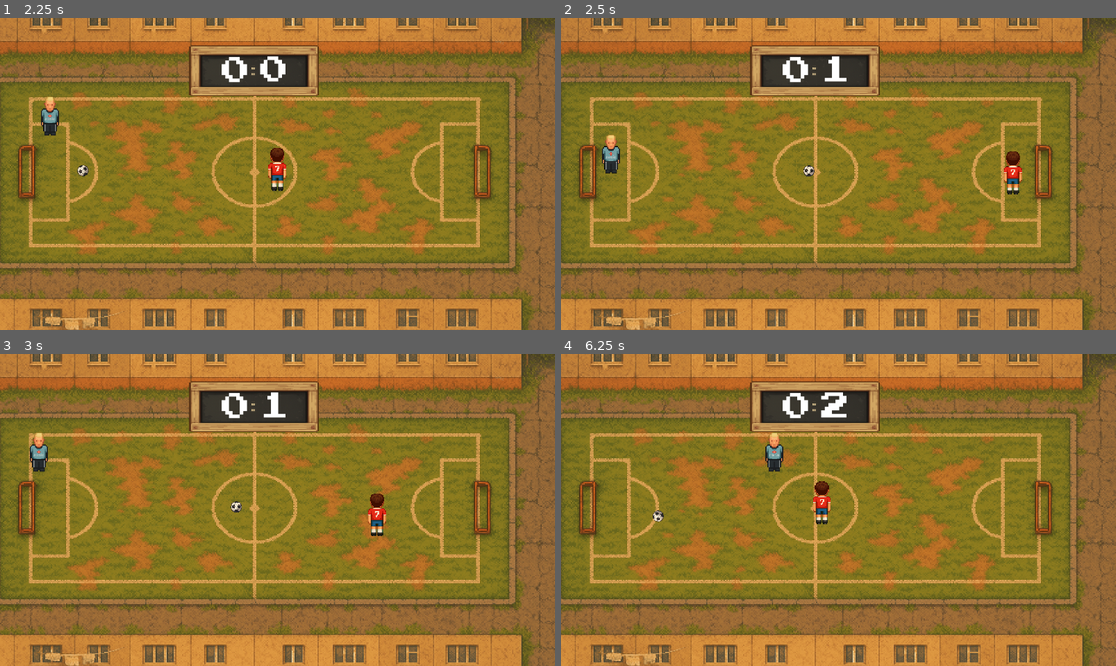
Above: before the commit, frames 1-4 (two rows, left to right).
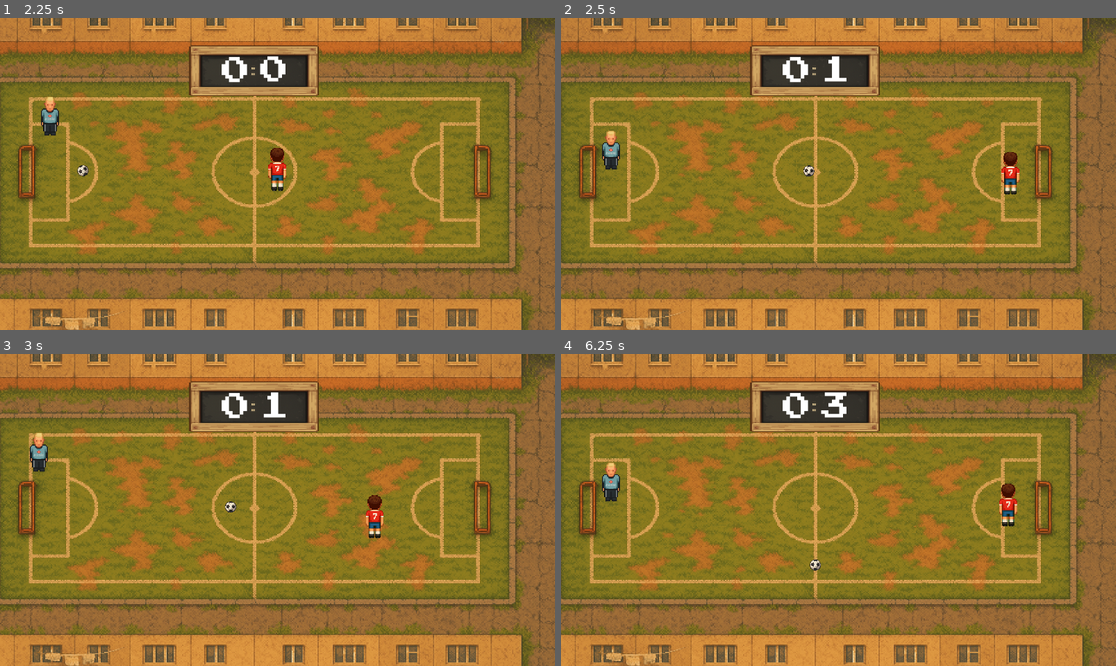
Above: after the commit, the same moments.

Repository: supervi5w4/footballpong
Game: Godot game, scene res://scenes/menu.tscn
Same seed, same stepped clock (60 frames per second), same inputs: the game is played once before the commit and once after it.
Inputs:
- Up to frame 1 (2.25 s): click "Играть" at 0.5 s; hold Up (ui_up) from 1.28 s (still down)
- Up to frame 2 (2.5 s): keep holding Up (ui_up)
- Up to frame 3 (3 s): release Up (ui_up) at 2.78 s; hold Left (ui_left) from 2.78 s (still down)
- Up to frame 4 (6.25 s): release Left (ui_left) at 4.28 s; hold Down (ui_down) 4.28-5.03 s; hold Right (ui_right) 5.03-5.78 s; hold Up (ui_up) from 5.78 s (still down)

Frame 1 is identical in both runs. In frame 2, 0.5% of the frame differs, in the area x 7-84%, y 36-57%; in frame 3, 0.4%; in frame 4, 1.6%, in the area x 7-83%, y 12-70%.

Commit message:
Add files via upload

Diff:
--- a/scenes/game.tscn
+++ b/scenes/game.tscn
@@ -122,20 +122,18 @@
 player_path = NodePath("../PlayerPaddle")
 
 [node name="GoalAreaRight" type="Area2D" parent="."]
+position = Vector2(1673.25, 531.5)
 script = ExtResource("6_u5sy4")
+is_right_goal = true
 
 [node name="CollisionShape2D" type="CollisionShape2D" parent="GoalAreaRight"]
-position = Vector2(1673.25, 531.5)
-scale = Vector2(0.719435, 0.941814)
 shape = SubResource("RectangleShape2D_vtaks")
 
 [node name="GoalAreaLeft" type="Area2D" parent="."]
-scale = Vector2(0.910295, 0.999548)
+position = Vector2(93.3764, 532.241)
 script = ExtResource("6_u5sy4")
 
 [node name="CollisionShape2D" type="CollisionShape2D" parent="GoalAreaLeft"]
-position = Vector2(93.3764, 532.241)
-scale = Vector2(0.725053, 1.06231)
 shape = SubResource("RectangleShape2D_vtaks")
 
 [node name="GoalSound" type="AudioStreamPlayer" parent="."]
--- a/scenes/goal.gd
+++ b/scenes/goal.gd
@@ -15,10 +15,11 @@
 @onready var _sound: AudioStreamPlayer = get_parent().get_node_or_null("GoalSound")
 
 func _ready() -> void:
-	# Определяем сторону ворот автоматически, если не в редакторе
+	# Определяем сторону ворот автоматически по позиции коллизии
 	if not Engine.is_editor_hint():
+		var shape_pos: float = ($CollisionShape2D as CollisionShape2D).global_position.x
 		var half_width := get_viewport_rect().size.x * 0.5
-		is_right_goal = global_position.x > half_width
+		is_right_goal = shape_pos > half_width
 
 func _on_body_entered(body: Node) -> void:
 	# Реагируем только на мяч
